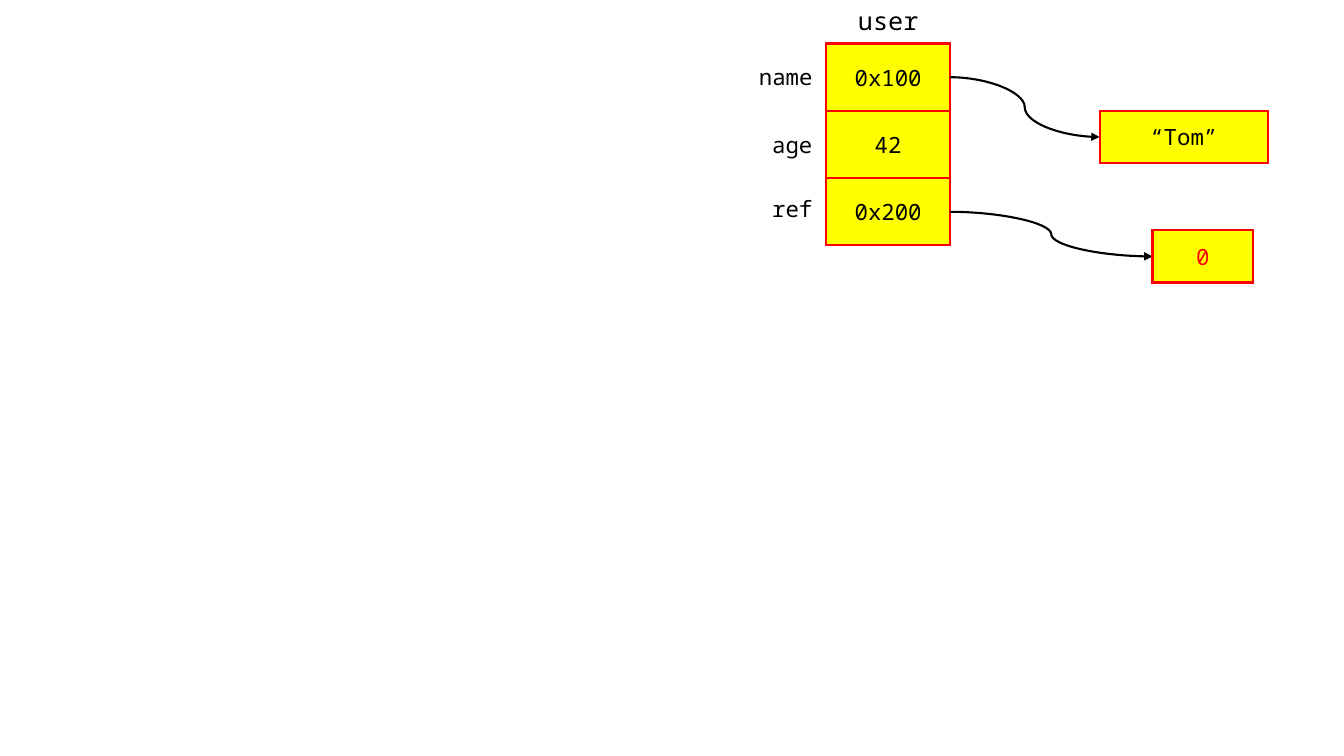
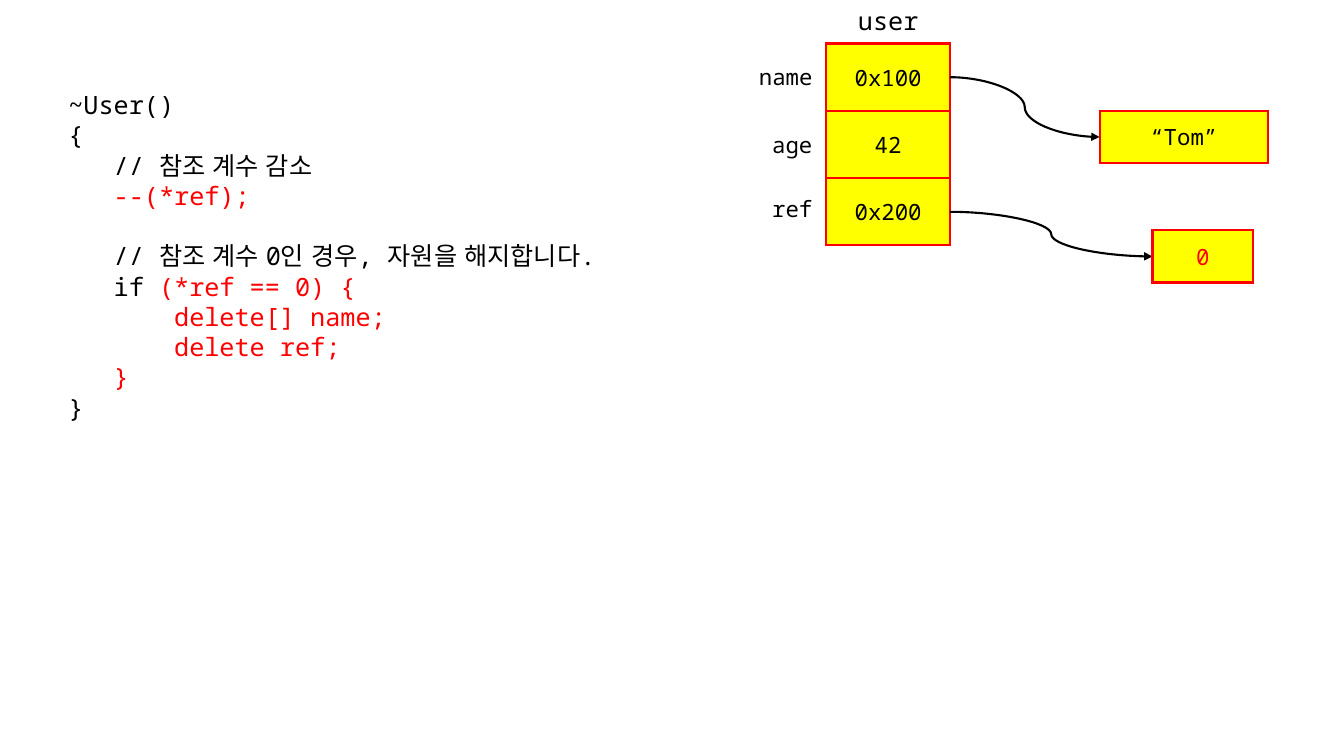
Before and after one commit to yoondev-classroom/cpp_240708, a slide deck: slide 38 of cpp_240708.pptx (slide 37 before the commit). Drawn at 1344x756 pixels with LibreOffice and Linux fonts; fonts in the diff are those of the drawing. Boxes give left, top, right and bottom in pixels: in the first picture for what was removed or moved away, otherwise in the second. Text is boxed around its words. In the diff, an @@ line names an element or a change of style, - is before the commit and + after.

```diff
--- a/cpp_240708.pptx
+++ b/cpp_240708.pptx
@@ text added at [68, 96, 595, 360], 18 pt, text #FF0000 @@
+~User()
+{
+// 참조 계수 감소
+--(*ref);
+// 참조 계수 0인 경우, 자원을 해지합니다.
+if (*ref == 0) {
+delete[] name;
+delete ref;
+}
+}
```
Also in this commit, not shown: 4 other slides changed, 1 slide added, 1 other file.
